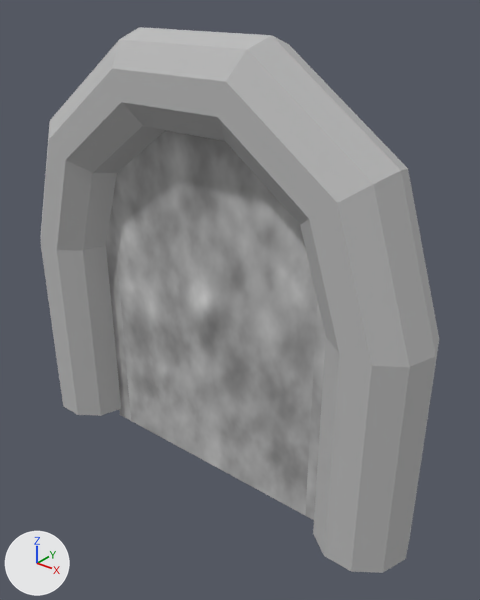
A saved change to the OBJ model It's TIME for a HERO/Assets/Models/PortalObject.obj.
Rendered twice from a camera (50 mm lens) standing at (-15.82, -19.18, 22.98) and looking at (-17.75, -16.77, 21.49). Every picture has the same lights, and +X, +Y and +Z are marked at lower left. Where no turn or scale is listed for an object, it has been applied to the vertices.

In view in the first picture: 'PortalObject'.
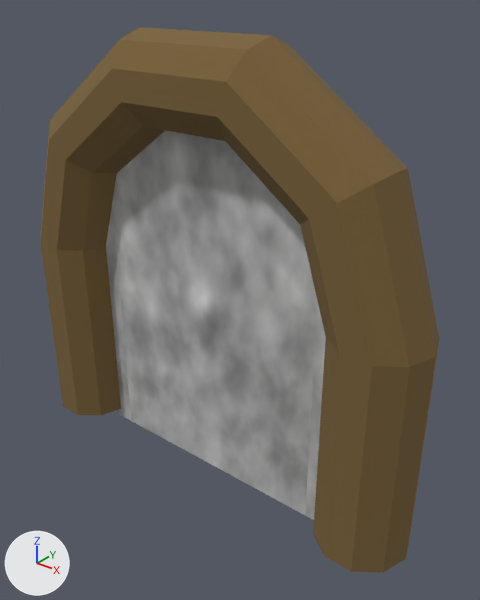
The newer file is also turned or shifted as a whole; pictures and numbers use the older file's frame.

Edits to the bpy script that builds the scene:
```text
Add mat_lambert2sg:
    mat_lambert2sg = principled_material('lambert2SG')
    mat_lambert2sg.base_color = (0.19, 0.12, 0.04)  # brown #796138
    mat_lambert2sg.roughness = 1.0
Change me_portalobject:
    where me_portalobject.from_pydata(...)  # 278 vertices, 266 faces; spans x -19.15..-16.67, y -17.08..-16.62, z 20.4..22.77
    used by ob_portalobject; location = (0.0, 0.0, 0.0)
    me_portalobject part 1: all 70 faces that had it switch from mat_initialshadinggroup (grey #bcbcbc) to mat_lambert2sg (brown #796138)
```

Pixel boxes [x1, y1, x2, y2] of what changed, in the pictures (480 x 600 px):
part 1 of me_portalobject, recoloured (grey to brown)
    both: [41, 27, 439, 573]
